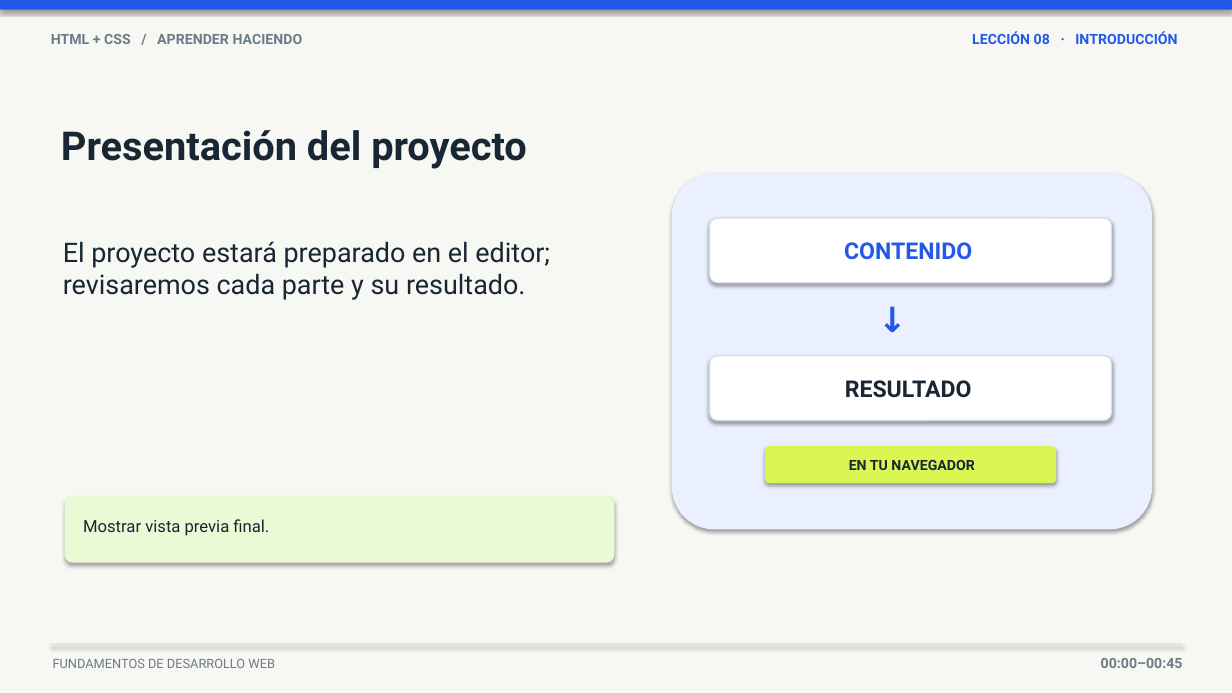
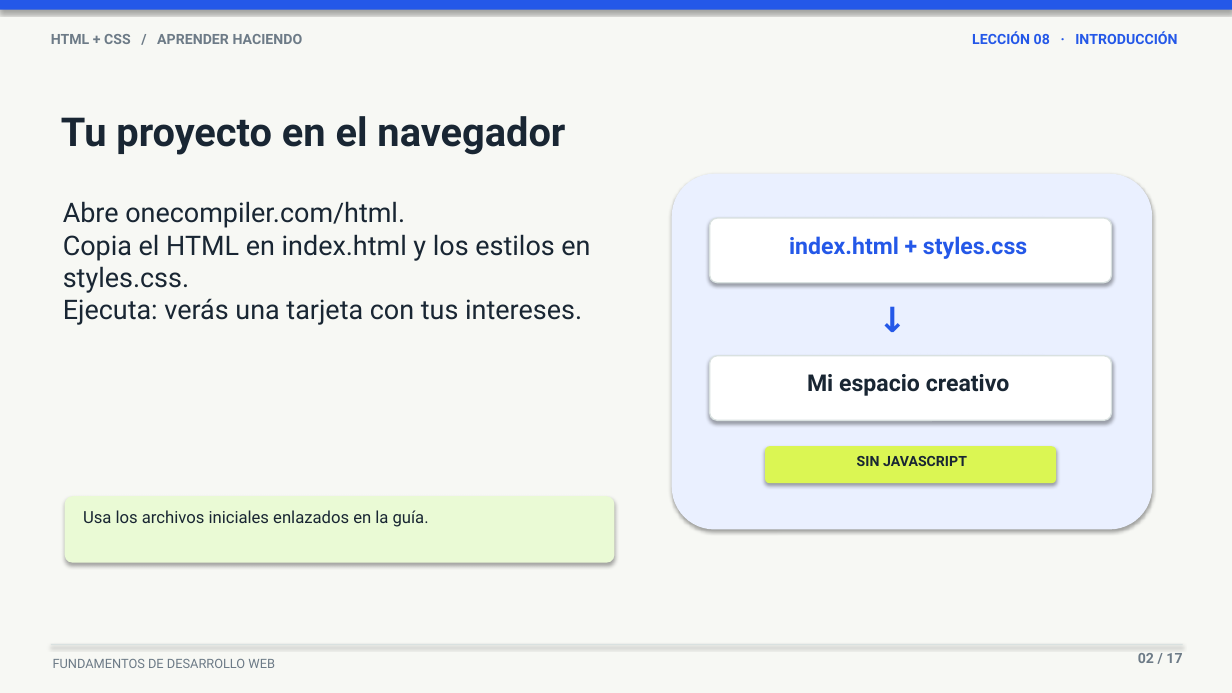
Before and after one commit to upc-pre-202620-1asi0730-8093-greentech/webdev-course-greentech, a slide deck: slide 2 of scripts/lesson-8-simple-web-page/lesson-8-simple-web-page-presentation.pptx. Drawn at 1232x693 pixels with LibreOffice and Linux fonts; fonts in the diff are those of the drawing. Boxes give left, top, right and bottom in pixels: in the first picture for what was removed or moved away, otherwise in the second. Text is boxed around its words. In the diff, an @@ line names an element or a change of style, - is before the commit and + after.

```diff
--- a/scripts/lesson-8-simple-web-page/lesson-8-simple-web-page-presentation.pptx
+++ b/scripts/lesson-8-simple-web-page/lesson-8-simple-web-page-presentation.pptx
@@ text at (61,116,565,155): text changed @@
-Presentación del proyecto
+Tu proyecto en el navegador
@@ text at (63,201,590,325): text changed @@
-El proyecto estará preparado en el editor; revisaremos cada parte y su resultado.
+Abre onecompiler.com/html.
+Copia el HTML en index.html y los estilos en styles.css.
+Ejecuta: verás una tarjeta con tus intereses.
@@ text at (789,236,1027,259): text changed @@
-CONTENIDO
+index.html + styles.css
@@ text at (807,374,1010,396): text changed @@
-RESULTADO
+Mi espacio creativo
@@ text at (857,456,967,466): text changed @@
-EN TU NAVEGADOR
+SIN JAVASCRIPT
@@ text at (83,510,429,527): text changed @@
-Mostrar vista previa final.
+Usa los archivos iniciales enlazados en la guía.
@@ text at (1138,653,1182,663): text changed @@
-00:00–00:45
+02 / 17
```
Also in this commit, not shown: 8 other slides changed, 8 slides added, 8 slides removed.
